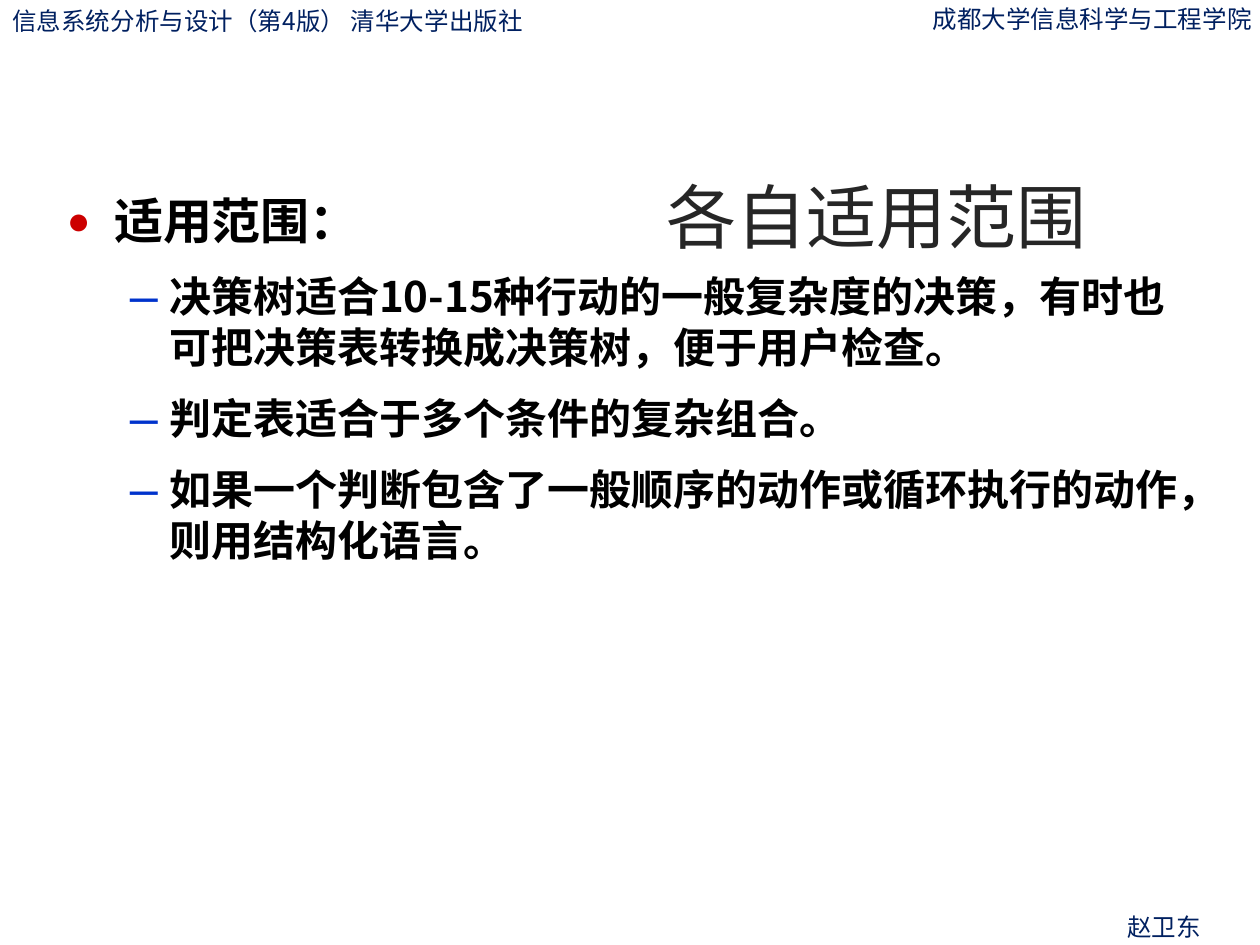
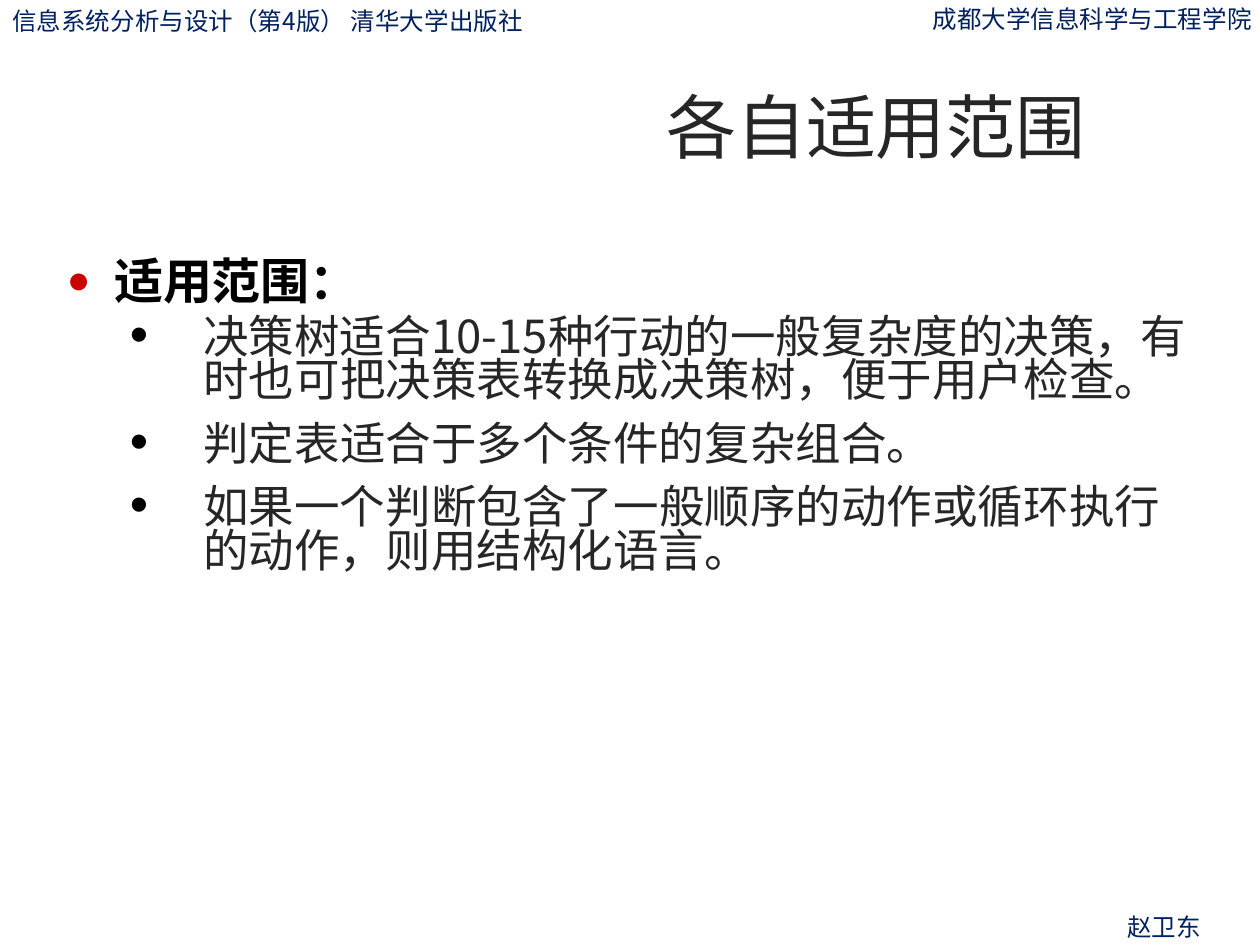
Before and after one commit to ylfagh/is_analysis-1, a slide deck: slide 121 of ppt/第6章-流程建模.pptx. Drawn at 1260x945 pixels with LibreOffice and Linux fonts; fonts in the diff are those of the drawing; background and template pictures are left out. Boxes give left, top, right and bottom in pixels: in the first picture for what was removed or moved away, otherwise in the second. Text is boxed around its words. In the diff, an @@ line names an element or a change of style, - is before the commit and + after.

```diff
--- a/ppt/第6章-流程建模.pptx
+++ b/ppt/第6章-流程建模.pptx
@@ title "各自适用范围": place and size @@
-title "各自适用范围" at bbox=[667, 183, 1087, 249]
+title "各自适用范围" at bbox=[666, 93, 1086, 159]
@@ text "适用范围：": place and size @@
-text "适用范围：" at bbox=[114, 197, 1219, 560]
+text "适用范围：" at bbox=[114, 257, 1186, 572]
@@ text at bbox=[203, 314, 1186, 572]: size 24 to 26 pt, text colour #000000 to #262626, bold off; bullet – to •; line spacing 1 to 0.8; bullet colour #0033CC to #000000 @@
```
Also in this commit, not shown: 51 other slides changed, 30 slides removed.
